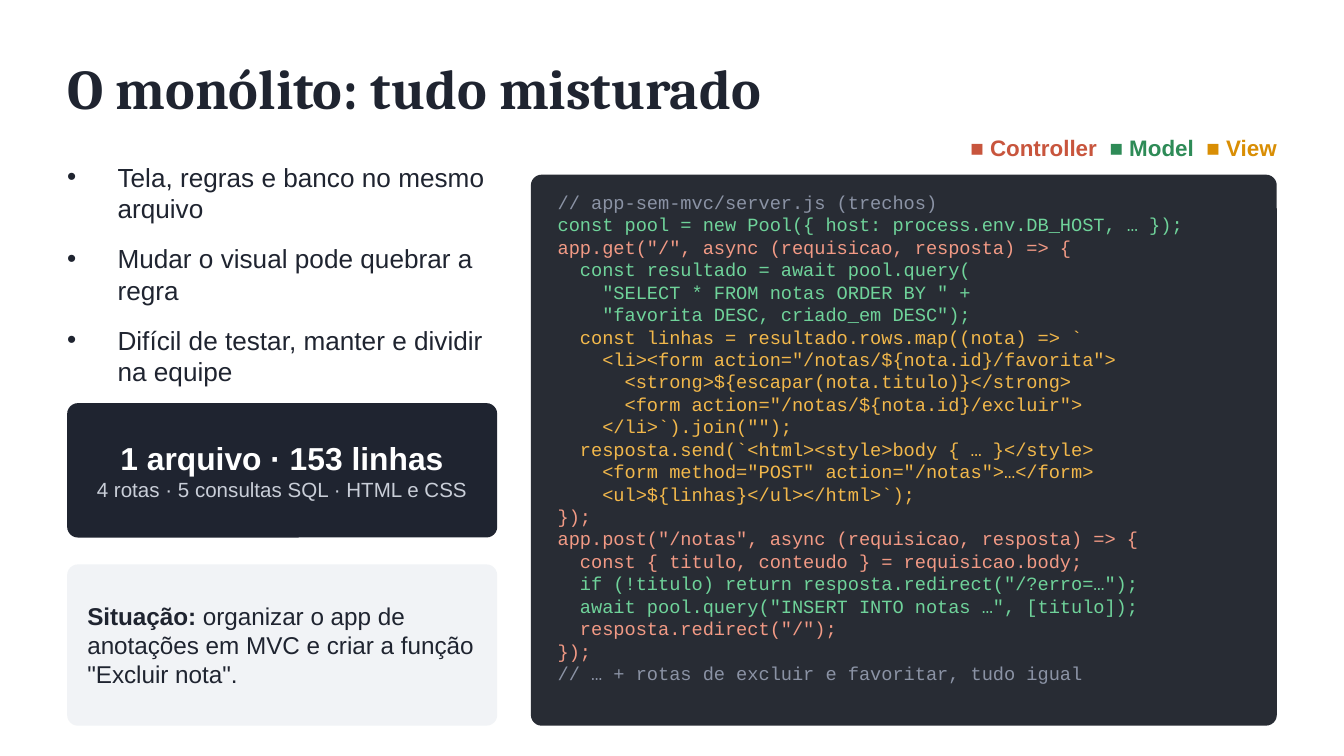
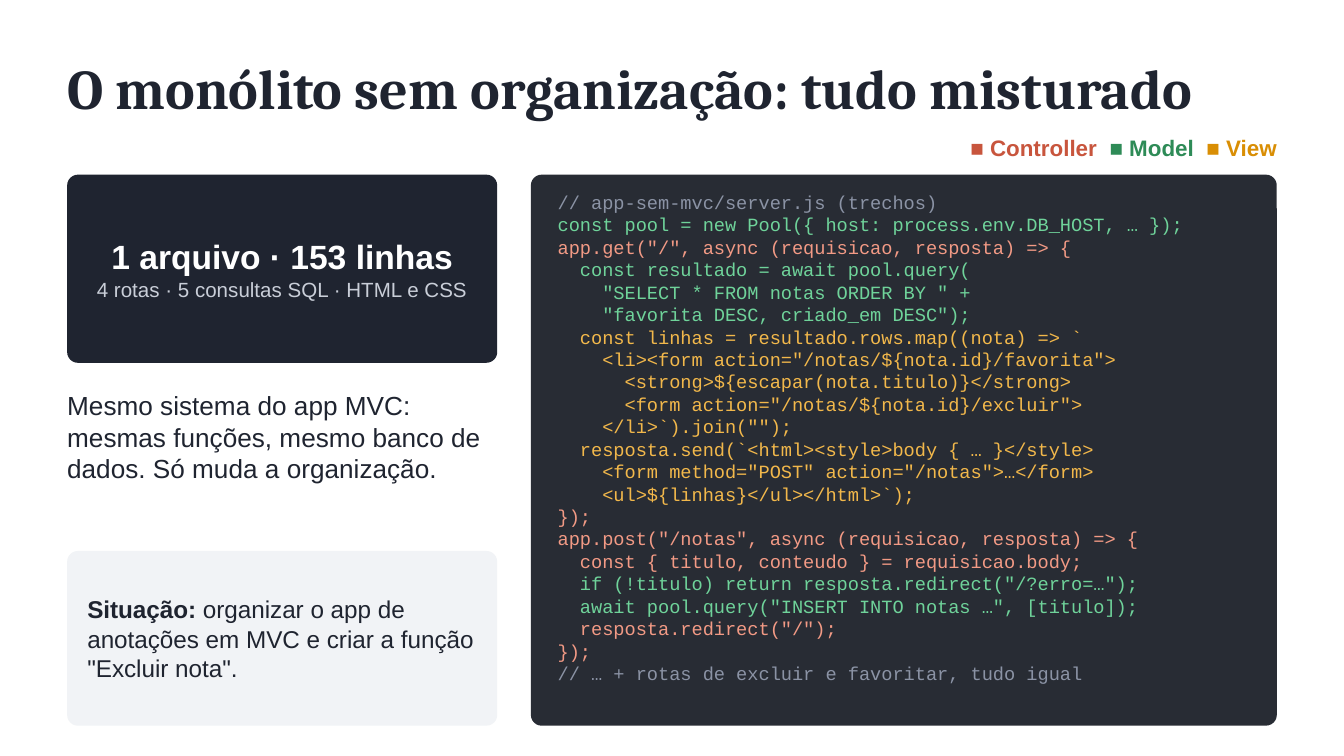
Before and after one commit to johnnysoutodev/mvc-app-anotacoes, a slide deck: slide 3 of docs/aula-mvc.pptx (slide 2 before the commit). Drawn at 1344x756 pixels with LibreOffice and Linux fonts; fonts in the diff are those of the drawing. Boxes give left, top, right and bottom in pixels: in the first picture for what was removed or moved away, otherwise in the second. Text is boxed around its words. In the diff, an @@ line names an element or a change of style, - is before the commit and + after.

```diff
--- a/docs/aula-mvc.pptx
+++ b/docs/aula-mvc.pptx
@@ text at <box>67,69,1192,122</box>: text changed @@
-O monólito: tudo misturado
+O monólito sem organização: tudo misturado
@@ rounded rectangle at <box>67,175,497,363</box>: proportions changed @@
@@ text "1 arquivo · 153 linhas": place and size @@
-text "1 arquivo · 153 linhas" at <box>97,447,466,501</box>
+text "1 arquivo · 153 linhas" at <box>97,244,466,301</box>
@@ rounded rectangle: place and size @@
-rounded rectangle at <box>67,403,497,538</box>
+rounded rectangle at <box>67,175,497,363</box>
@@ text removed at <box>118,168,484,387</box> @@
-• Tela, regras e banco no mesmo arquivo
-• Mudar o visual pode quebrar a regra
-• Difícil de testar, manter e dividir na equipe
@@ text at <box>111,244,453,275</box>: size 17 to 18 pt in "1 arquivo · 153 linhas" @@
@@ text added at <box>67,396,480,484</box>, 14 pt, text #1F2430 @@
+Mesmo sistema do app MVC: mesmas funções, mesmo banco de dados. Só muda a organização.
@@ rounded rectangle: place and size @@
-rounded rectangle at <box>67,564,497,726</box>
+rounded rectangle at <box>67,551,497,726</box>
@@ rounded rectangle at <box>67,551,497,726</box>: proportions changed @@
@@ text "Situação: organizar o app de ...": place and size @@
-text "Situação: organizar o app de ..." at <box>87,607,474,684</box>
+text "Situação: organizar o app de ..." at <box>87,600,474,678</box>
```
Also in this commit, not shown: 1 other slide changed, 2 slides added, 1 slide removed, 4 other files.
